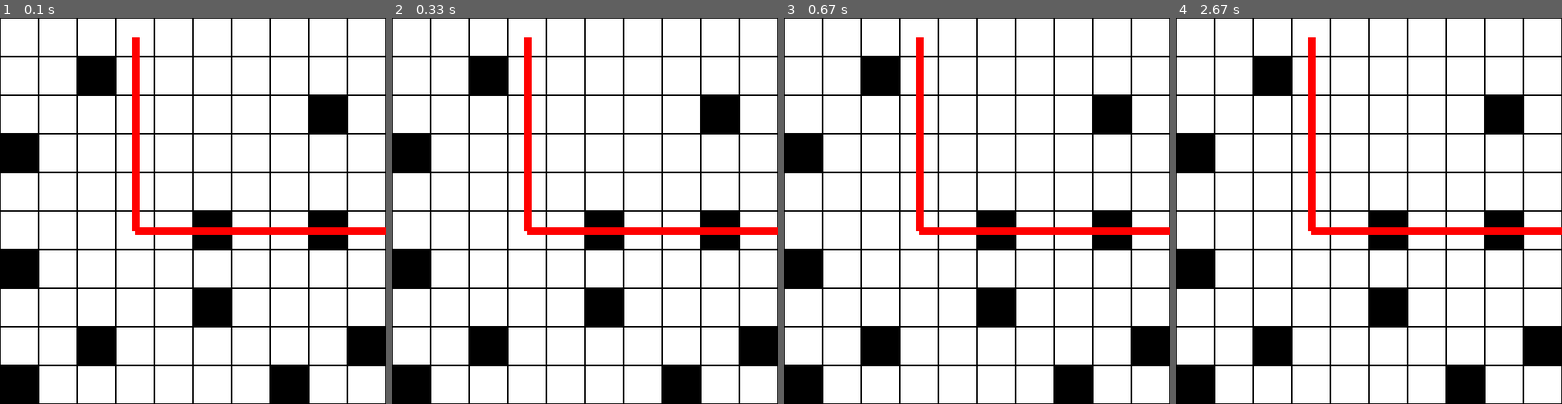
Above: before the commit, frames 1-4 (left to right).
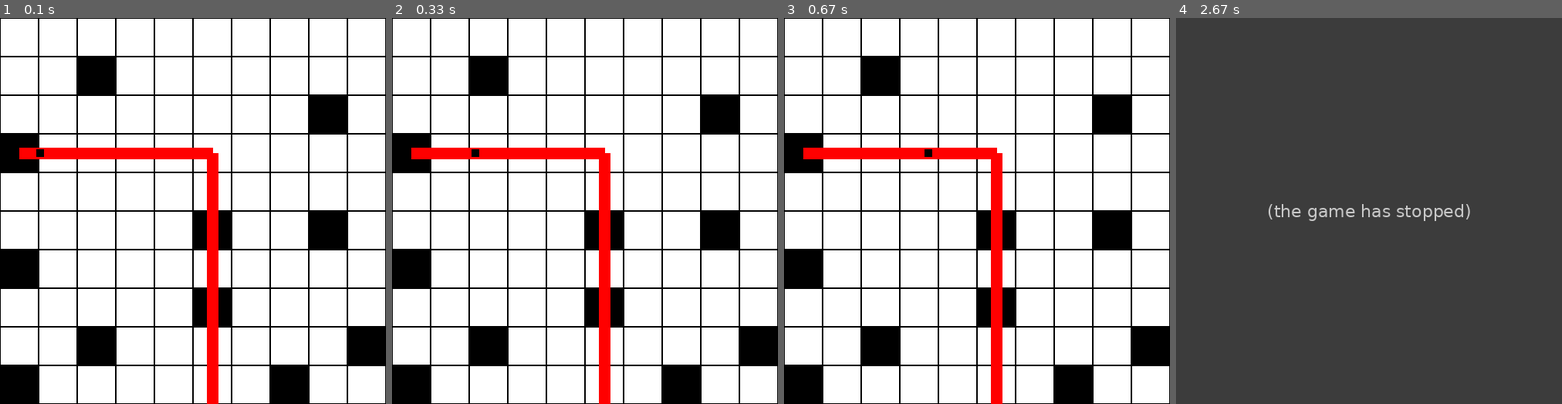
Above: after the commit, the same moments.

Repository: sillypantscoder/pygametowerdefense
Game: pygame game, started from main.py
Two runs of this game, one before a commit and one after it. Both use one fixed random seed, a clock stepped at 60 frames per second and the inputs below.
Inputs:
- Up to frame 1 (0.1 s): no input
- Up to frame 2 (0.33 s): no input
- Up to frame 3 (0.67 s): no input
- Up to frame 4 (2.67 s): no input

The runs differ from the first frame. In frame 1, 5.5% of the frame differs, in the area x 5-100%, y 5-100%; in frame 2, 5.5%; in frame 3, 5.5%; in frame 4, 100%, in the area x 0-100%, y 0-100%.
After the commit the program exited at 2.45 s; later frames show no game.

Commit message:
Add entities, follow path

Diff:
--- a/main.py
+++ b/main.py
@@ -1,5 +1,6 @@
 import pygame
 import random
+import math
 
 WHITE = (255, 255, 255)
 BLACK = (0, 0, 0)
@@ -11,6 +12,38 @@
 
 BOARD = [[random.choices([0, 1], weights=[10, 1], k=1)[0] for y in range(10)] for x in range(10)]
 ROUTE = [[0, 3], [5, 3], [5, 10]]
+
+def routecopy(r: "list[list[int]]" = ROUTE) -> "list[list[int]]":
+	e = []
+	for i in r: e.append(i.copy())
+	return e
+
+class Entity:
+	speed = 0.1
+	def __init__(self, route: "list[list[int]]" = ROUTE):
+		self.route = routecopy(route)
+		self.pos = self.route[0].copy()
+		self.prevpos = self.route.pop(0)
+		self.ticks = 0
+	def draw(self):
+		r = pygame.Surface((10, 10))
+		r.fill((0, 0, 0))
+		return r
+	def tick(self):
+		dx = self.route[0][0] - self.prevpos[0]
+		dy = self.route[0][1] - self.prevpos[1]
+		numticks = math.sqrt(dx + dy) / self.speed
+		if self.ticks + 1 < numticks:
+			self.ticks += 1
+			self.pos[0] += dx / numticks
+			self.pos[1] += dy / numticks
+		else:
+			self.prevpos = self.route.pop(0)
+			self.ticks = 0
+		if len(self.route) == 0: exit()
+
+e = Entity()
+cellno_to_pixel = (lambda x: round((x * CELLSIZE) + (0.5 * CELLSIZE)))
 
 c = pygame.time.Clock()
 running = True
@@ -33,10 +66,16 @@
 				pygame.draw.rect(screen, BLACK, cellrect)
 	# Route
 	for i in range(len(ROUTE) - 1):
-		pixeltransform = (lambda x: round((x * CELLSIZE) + (0.5 * CELLSIZE)))
-		start = (pixeltransform(ROUTE[i][1]), pixeltransform(ROUTE[i][0]))
-		end = (pixeltransform(ROUTE[i + 1][1]), pixeltransform(ROUTE[i + 1][0]))
-		pygame.draw.line(screen, RED, start, end, round(0.2 * CELLSIZE))
+		start = (cellno_to_pixel(ROUTE[i][0]), cellno_to_pixel(ROUTE[i][1]))
+		end = (cellno_to_pixel(ROUTE[i + 1][0]), cellno_to_pixel(ROUTE[i + 1][1]))
+		pygame.draw.line(screen, RED, start, end, round(0.3 * CELLSIZE))
+	# Entities
+	e.tick()
+	s = e.draw()
+	x = cellno_to_pixel(e.pos[0])# - (s.get_width() / 2)
+	y = cellno_to_pixel(e.pos[1]) - (s.get_height() / 2)
+	screen.blit(s, (x, y))
+	#pygame.draw.line(screen, BLACK, [cellno_to_pixel(e.prevpos[0]), cellno_to_pixel(e.prevpos[1])], [cellno_to_pixel(e.route[0][0]), cellno_to_pixel(e.route[0][1])], 1)
 	# Flip
 	pygame.display.flip()
-	c.tick(60)
+	c.tick(20)
